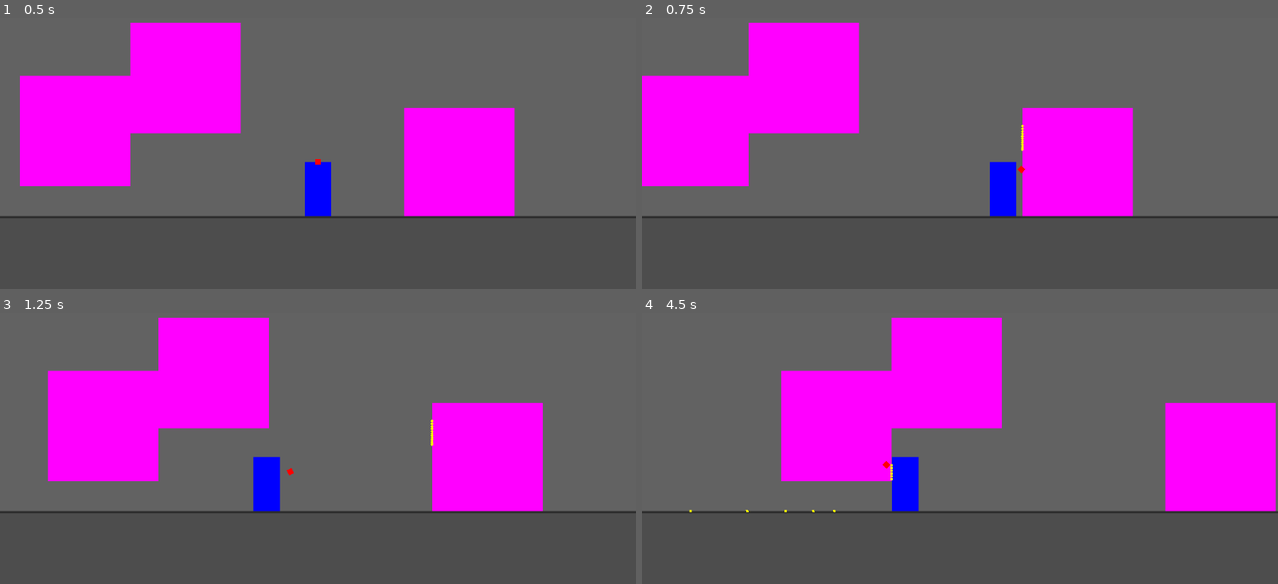
Above: before the commit, frames 1-4 (two rows, left to right).
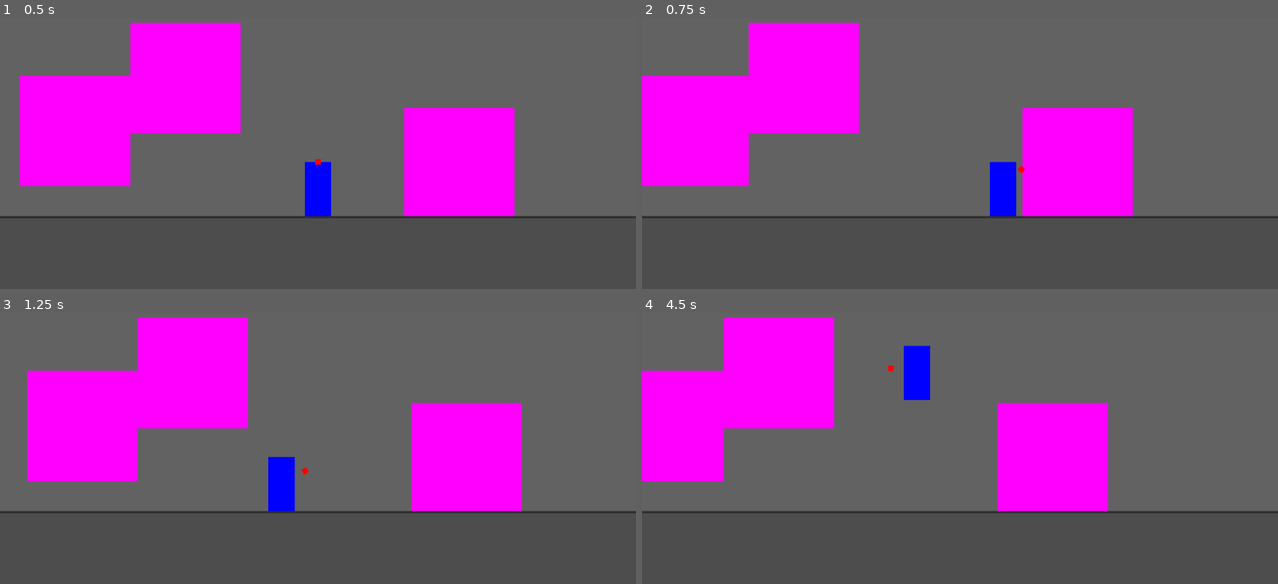
Above: after the commit, the same moments.

Repository: shotgunhands/shotgun-hands
Game: Godot game, scene res://Scenes/Playground/playground.tscn
Same seed, same stepped clock (60 frames per second), same inputs: the game is played once before the commit and once after it.
Inputs (mouse positions are in pixels of both pictures, inside the frame that each line leads up to):
- Up to frame 1 (0.5 s): no input
- Up to frame 2 (0.75 s): tap Enter at 0.5 s; move the mouse to (1099, 91) at 0.52 s; hold D (move_right) from 0.53 s (still down); click (1099, 91) at 0.6 s
- Up to frame 3 (1.25 s): keep holding D (move_right); tap W (move_jump) at 0.77 s; right-click (457, 386) at 0.8 s
- Up to frame 4 (4.5 s): move the mouse to (832, 424) at 1.27 s; right-click (832, 424) at 1.35 s; tap W (move_jump) at 1.52, 3.02, 3.77 s; click (832, 424) at 1.55 s; move the mouse to (1023, 326) at 2.02 s; release D (move_right) at 2.03 s; hold A (move_left) 2.03-2.78 s; click (1023, 326) at 2.1 s; right-click (1023, 326) at 2.3 s; move the mouse to (928, 475) at 2.77 s; hold D (move_right) 2.78-4.28 s; right-click (928, 475) at 2.85 s; click (928, 475) at 3.05 s; move the mouse to (1150, 459) at 3.52 s; hold S (move_crouch) 3.53-4.28 s; right-click (1150, 459) at 3.8 s; tap R (fire_reload) at 4.15 s; move the mouse to (769, 350) at 4.27 s; hold A (move_left) from 4.28 s (still down); click (769, 350) at 4.35 s

Frame 1 is identical in both runs. In frame 2, less than 0.1% of the frame differs, in the area x 59-61%, y 39-50%; in frame 3, 7.8%; in frame 4, 38%, in the area x 0-100%, y 1-74%.
Error after the commit: Cannot call method 'instantiate' on a null value. (res://Ammunition/Slug/slug.gd:32)

Commit message:
slight code refactor didn't touch movement controller since that's probably for after this is merged into `dev`

Diff:
--- a/Actors/Player/2d_player.gd
+++ b/Actors/Player/2d_player.gd
@@ -80,6 +80,7 @@
 		_control_degree = clampf(_control_degree, 0, 1)
 
 
+# checks state, returns what the value of max_velocity should be
 func _evaluate_max_velocity():
 	if max_velocity_x != speed or abs(velocity.x) < max_velocity_x:
 		max_velocity_x = abs(velocity.x)
--- a/Actors/Player/2d_player.tscn
+++ b/Actors/Player/2d_player.tscn
@@ -1,8 +1,9 @@
-[gd_scene load_steps=5 format=3 uid="uid://d0m6asdiav5p7"]
+[gd_scene load_steps=6 format=3 uid="uid://d0m6asdiav5p7"]
 
 [ext_resource type="Script" path="res://Actors/Player/2d_player.gd" id="1_f6vrf"]
 [ext_resource type="Script" path="res://Actors/Player/firing_controller.gd" id="2_13451"]
 [ext_resource type="PackedScene" uid="uid://dtnmdk7yppyf2" path="res://Ammunition/Buckshot/buckshot.tscn" id="3_u4wqh"]
+[ext_resource type="PackedScene" uid="uid://bgxridg8dd5ey" path="res://Ammunition/Slug/slug.tscn" id="4_ygk0a"]
 
 [sub_resource type="RectangleShape2D" id="RectangleShape2D_vn4vr"]
 size = Vector2(25, 50)
@@ -16,7 +17,7 @@
 
 [node name="FiringController" type="Node" parent="."]
 script = ExtResource("2_13451")
-_default_ammo = Array[PackedScene]([ExtResource("3_u4wqh"), ExtResource("3_u4wqh")])
+_default_ammo = Array[PackedScene]([ExtResource("3_u4wqh"), ExtResource("4_ygk0a")])
 
 [node name="ReloadTimer" type="Timer" parent="FiringController"]
 wait_time = 0.7
--- a/Actors/Player/firing_controller.gd
+++ b/Actors/Player/firing_controller.gd
@@ -2,11 +2,8 @@
 
 @onready var _player: CharacterBody2D = $".."
 @onready var _pivot: Node2D = _player.get_node("ShotgunPivot")
-@onready var _reticle: Node2D = _pivot.get_node("Reticle")
 
 @onready var _reload_timer: Timer = $ReloadTimer
-
-@export_range(1.0, 100.0) var blast_force = 5.0
 
 const SCALE = 100.0
 
@@ -32,10 +29,13 @@
 
 	_aim()
 
-	if Input.is_action_just_pressed("fire_left"): _fire(0)
-	if Input.is_action_just_pressed("fire_right"): _fire(1)
+	if Input.is_action_just_pressed("fire_left"):
+		_fire(0)
+	if Input.is_action_just_pressed("fire_right"):
+		_fire(1)
 
-	if Input.is_action_just_pressed("fire_reload"): _reload()
+	if Input.is_action_just_pressed("fire_reload"):
+		_reload()
 
 
 func _aim():
@@ -50,7 +50,7 @@
 	_ammo_types[mouse].fire(_player, _pivot)
 
 	if not _player.is_on_floor() and _ammo_types[mouse].touched_ground:
-		_launch()
+		_launch(mouse)
 		_ammo_types[mouse].touched_ground = false
 
 
@@ -65,7 +65,7 @@
 	_ammo_types[1].ammo = _ammo_types[1].max_ammo
 
 
-func _launch():
+func _launch(mouse: int):
 	# particle effects go here
-	_player.velocity = Vector2.RIGHT.rotated(_pivot.rotation) * blast_force * SCALE * -1
+	_player.velocity = Vector2.RIGHT.rotated(_pivot.rotation) * _ammo_types[mouse].blast_force * SCALE * -1
 	emit_signal("midair_shot")
--- a/Ammunition/Buckshot/buckshot.gd
+++ b/Ammunition/Buckshot/buckshot.gd
@@ -1,39 +1,36 @@
 extends AmmoType
 
 
-# returns a list of colliders hit... for some reason lol
-# ion think we need it but meh who knows right
 func fire(player: CharacterBody2D, pivot: Node2D) -> Array:
 	super.fire(player, pivot)
 
-	var reticle = pivot.find_child("Reticle")
+
 	var angle_offsets = get_angle_offsets()
-	var state = get_viewport().world_2d.direct_space_state
+
 	var hits = []
 	for offset in angle_offsets:
 		var angle = pivot.global_rotation + offset
-		var target: Vector2 = reticle.global_position + Vector2.RIGHT.rotated(angle) * 6000.0
-		var r_pars = PhysicsRayQueryParameters2D.create(reticle.global_position, target, 0b1_0000_0001)
-		var r_info = state.intersect_ray(r_pars)
+		var reticle = pivot.find_child("Reticle")
+		var target = reticle.global_position + Vector2.RIGHT.rotated(angle) * 6000.0
+		var r_info = _cast_ray(reticle.global_position, target)
 
-		var final_pos: Vector2 = Vector2.ZERO
+		var final_pellet_pos = Vector2.ZERO
 		var parent: Node = get_tree().root
 		if r_info:
 			hits.append(r_info["collider"])
 			if r_info["collider"].get_collision_layer_value(9):
 				print("Hit an enemy!")
 			else:
-				final_pos = r_info["position"]
+				final_pellet_pos = r_info["position"]
 				print("Hit the environment.")
-
-		_send_visual_pellet(angle, reticle.global_position, final_pos, parent)
+		_send_visual_pellet(angle, reticle.global_position, final_pellet_pos, parent)
 	return hits
 
 
 func _send_visual_pellet(angle: float, start_pos: Vector2, final_pos: Vector2, parent: Node):
 	super._send_visual_pellet(angle, start_pos, final_pos, parent)
 
-	var visual = pellet.instantiate()
+	var visual = _pellet.instantiate()
 	parent.add_child(visual)
 	visual.global_position = start_pos
 	visual.global_rotation = angle
--- a/Ammunition/Shared/pellet.gd
+++ b/Ammunition/Shared/pellet.gd
@@ -1,21 +1,21 @@
 extends Node2D
 
-@export var pellet_speed: float = 15.0
+@export var _pellet_speed: float = 15.0
 
 var final_pos: Vector2
-var has_final_pos: bool = false
+var _has_final_pos: bool = false
 
 
 func _start():
 	if final_pos != Vector2.ZERO:
-		has_final_pos = true
+		_has_final_pos = true
 
 
 func _physics_process(_delta):
-	if has_final_pos:
-		global_position = global_position.move_toward(final_pos, pellet_speed)
+	if _has_final_pos:
+		global_position = global_position.move_toward(final_pos, _pellet_speed)
 	else:
-		global_position += Vector2.RIGHT.rotated(rotation) * pellet_speed
+		global_position += Vector2.RIGHT.rotated(rotation) * _pellet_speed
 
 
 func destroy():
--- /dev/null
+++ b/Ammunition/Slug/slug.gd
@@ -0,0 +1,37 @@
+extends AmmoType
+
+
+func fire(player: CharacterBody2D, pivot: Node2D) -> Array:
+	super.fire(player, pivot)
+
+
+	var angle_offsets = get_angle_offsets()
+
+	var hits = []
+	var angle = pivot.global_rotation
+	var reticle = pivot.find_child("Reticle")
+	var target = reticle.global_position + Vector2.RIGHT.rotated(angle) * 6000.0
+	var r_info = _cast_ray(reticle.global_position, target)
+
+	var final_pellet_pos = Vector2.ZERO
+	var parent: Node = get_tree().root
+	if r_info:
+		hits.append(r_info["collider"])
+		if r_info["collider"].get_collision_layer_value(9):
+			print("Hit an enemy!")
+		else:
+			final_pellet_pos = r_info["position"]
+			print("Hit the environment.")
+	_send_visual_pellet(angle, reticle.global_position, final_pellet_pos, parent)
+	return hits
+
+
+func _send_visual_pellet(angle: float, start_pos: Vector2, final_pos: Vector2, parent: Node):
+	super._send_visual_pellet(angle, start_pos, final_pos, parent)
+
+	var visual = _pellet.instantiate()
+	parent.add_child(visual)
+	visual.global_position = start_pos
+	visual.global_rotation = angle
+	visual.final_pos = final_pos
+	visual._start()
--- /dev/null
+++ b/Ammunition/Slug/slug.tscn
@@ -0,0 +1,13 @@
+[gd_scene load_steps=3 format=3 uid="uid://bgxridg8dd5ey"]
+
+[ext_resource type="Script" path="res://Ammunition/Slug/slug.gd" id="1_cxd1u"]
+[ext_resource type="PackedScene" uid="uid://dnrx3ulhbkjr8" path="res://Ammunition/Shared/pellet.tscn" id="2_vjva3"]
+
+[node name="Slug" type="Node"]
+script = ExtResource("1_cxd1u")
+effective_range = Array[float]([15.0])
+damage = Array[float]([20.0, 40.0])
+max_ammo = 3
+pellet = ExtResource("2_vjva3")
+pellet_count = 1
+blast_force = 4.0
--- a/Ammunition/ammo_type.gd
+++ b/Ammunition/ammo_type.gd
@@ -13,24 +13,24 @@
 
 var touched_ground = true
 
-@export var pellet: PackedScene
-@export var pellet_count: int
-@export var pellet_spread_angle: int # in degrees :pensive:
+@export var _pellet: PackedScene
+@export var _pellet_count: int
+@export var _pellet_spread_angle: int # in degrees :pensive:
 
 @export var blast_force: float
 
 var _angle_offsets: Array[float] = []
 
 
-# returns a list of floats representing the offset for each pellet
+# returns a list of floats representing the offset for each _pellet
 func get_angle_offsets() -> Array[float]:
 	if not _angle_offsets.is_empty():
 		return _angle_offsets
 
 	var output: Array[float] = []
-	for pellet in range(pellet_count): # this is so disgusting i'm sorry
-		output.append(((-deg_to_rad(pellet_spread_angle) / 2.0) + \
-				(pellet * (deg_to_rad(pellet_spread_angle) / (pellet_count - 1.0)))))
+	for pellet in range(_pellet_count): # this is so disgusting i'm sorry
+		output.append(((-deg_to_rad(_pellet_spread_angle) / 2.0) + \
+				(pellet * (deg_to_rad(_pellet_spread_angle) / (_pellet_count - 1.0)))))
 	_angle_offsets = output
 	return _angle_offsets
 
@@ -55,6 +55,14 @@
 	pass
 
 
+# given an angle offset, sends a ray in the given direction
+func _cast_ray(start: Vector2, target: Vector2) -> Dictionary:
+	var state = get_viewport().world_2d.direct_space_state
+	var r_pars = PhysicsRayQueryParameters2D.create(start, target, 0b1_0000_0001)
+	return state.intersect_ray(r_pars)
+
+
+# empty for now. may be useful as an interface for different ammo types
 func _send_visual_pellet(angle: float, start_pos: Vector2, final_pos: Vector2, parent: Node):
 	pass
 #endregion
